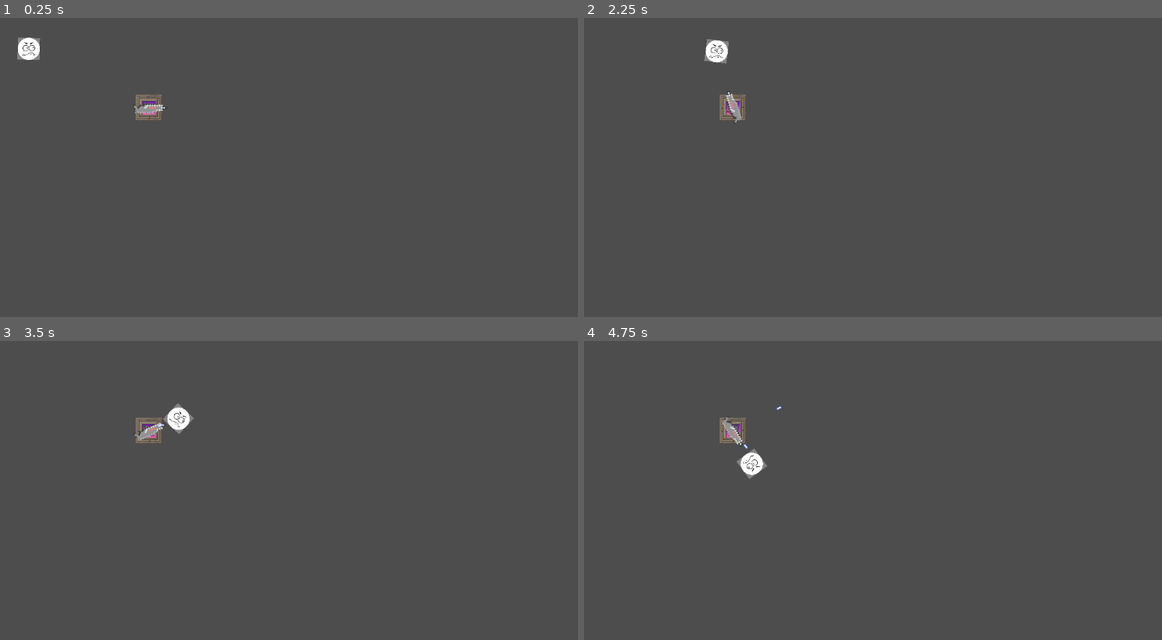
Above: before the commit, frames 1-4 (two rows, left to right).
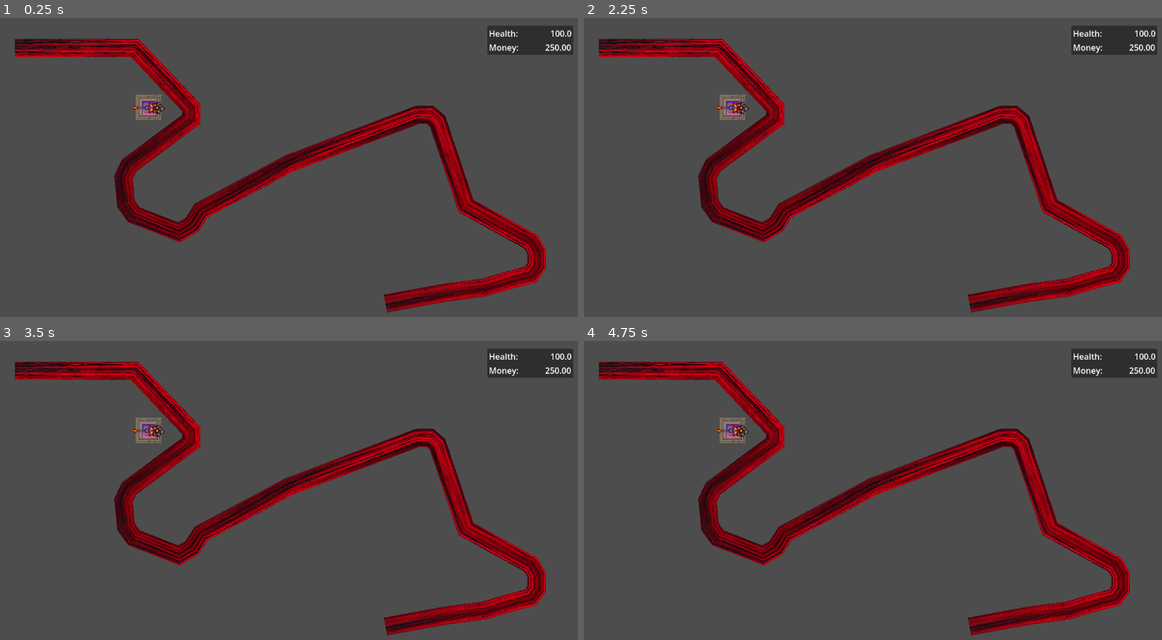
Above: after the commit, the same moments.

Repository: TheEmersonian/tower-tower-defense
Game: Godot game, scene res://scenes/maps/starting_map.tscn
Two runs of this game, one before a commit and one after it. Both use one fixed random seed, a clock stepped at 60 frames per second and the inputs below.
Inputs:
- Up to frame 1 (0.25 s): no input
- Up to frame 2 (2.25 s): no input
- Up to frame 3 (3.5 s): no input
- Up to frame 4 (4.75 s): no input

The runs differ from the first frame. In frame 1, 12% of the frame differs, in the area x 2-100%, y 2-99%; in frame 2, 13%; in frame 3, 12%; in frame 4, 13%.

Commit message:
Added visuals to path, ui for health and money, enemies drop money (takes a total of 15 secs)

Diff:
--- a/scenes/maps/starting_map.tscn
+++ b/scenes/maps/starting_map.tscn
@@ -1,7 +1,8 @@
-[gd_scene load_steps=4 format=3 uid="uid://mn0vivxj7rwj"]
+[gd_scene load_steps=5 format=3 uid="uid://mn0vivxj7rwj"]
 
 [ext_resource type="Script" uid="uid://dmqt3ibo18kjw" path="res://scripts/maps/starting_map.gd" id="1_dcwyw"]
 [ext_resource type="Script" uid="uid://knfajig65232" path="res://scripts/classes/basic_tower.gd" id="2_cpugr"]
+[ext_resource type="Texture2D" uid="uid://di7bvy0fmx4jc" path="res://assets/images/Ether1.png" id="2_v03lt"]
 
 [sub_resource type="Curve2D" id="Curve2D_vrutl"]
 _data = {
@@ -11,6 +12,12 @@
 
 [node name="StartingMap" type="Node2D"]
 script = ExtResource("1_dcwyw")
+
+[node name="PathVisual2D" type="Line2D" parent="."]
+points = PackedVector2Array(63, 58, 294, 58, 403, 173, 403, 195, 283, 284, 272, 307, 277, 358, 292, 379, 379, 413, 404, 398, 421, 371, 591, 280, 836, 187, 862, 187, 876, 199, 931, 362, 1056, 431, 1067, 451, 1067, 477, 1055, 494, 1020, 503, 966, 519, 891, 529, 803, 545, 776, 550)
+width = 35.0
+texture = ExtResource("2_v03lt")
+texture_mode = 2
 
 [node name="Path2D" type="Path2D" parent="."]
 curve = SubResource("Curve2D_vrutl")
@@ -23,3 +30,70 @@
 metadata/_custom_type_script = "uid://knfajig65232"
 
 [node name="projectiles" type="Node2D" parent="."]
+
+[node name="Existence" type="Node" parent="."]
+
+[node name="UI" type="Control" parent="Existence"]
+layout_mode = 3
+anchors_preset = 15
+anchor_right = 1.0
+anchor_bottom = 1.0
+grow_horizontal = 2
+grow_vertical = 2
+
+[node name="MarginContainer" type="MarginContainer" parent="Existence/UI"]
+layout_mode = 1
+anchors_preset = 15
+anchor_right = 1.0
+anchor_bottom = 1.0
+grow_horizontal = 2
+grow_vertical = 2
+theme_override_constants/margin_left = 15
+theme_override_constants/margin_top = 15
+theme_override_constants/margin_right = 15
+theme_override_constants/margin_bottom = 15
+
+[node name="VBoxContainer" type="VBoxContainer" parent="Existence/UI/MarginContainer"]
+layout_mode = 2
+
+[node name="HBoxContainer" type="HBoxContainer" parent="Existence/UI/MarginContainer/VBoxContainer"]
+layout_mode = 2
+alignment = 2
+
+[node name="PanelContainer" type="PanelContainer" parent="Existence/UI/MarginContainer/VBoxContainer/HBoxContainer"]
+custom_minimum_size = Vector2(165, 50)
+layout_mode = 2
+
+[node name="MarginContainer" type="MarginContainer" parent="Existence/UI/MarginContainer/VBoxContainer/HBoxContainer/PanelContainer"]
+layout_mode = 2
+theme_override_constants/margin_left = 3
+theme_override_constants/margin_top = 3
+theme_override_constants/margin_right = 3
+theme_override_constants/margin_bottom = 3
+
+[node name="VBoxContainer" type="VBoxContainer" parent="Existence/UI/MarginContainer/VBoxContainer/HBoxContainer/PanelContainer/MarginContainer"]
+layout_mode = 2
+
+[node name="HealthDisplayContainer" type="HBoxContainer" parent="Existence/UI/MarginContainer/VBoxContainer/HBoxContainer/PanelContainer/MarginContainer/VBoxContainer"]
+layout_mode = 2
+
+[node name="Health_" type="Label" parent="Existence/UI/MarginContainer/VBoxContainer/HBoxContainer/PanelContainer/MarginContainer/VBoxContainer/HealthDisplayContainer"]
+layout_mode = 2
+text = "Health:"
+
+[node name="HealthValue" type="Label" parent="Existence/UI/MarginContainer/VBoxContainer/HBoxContainer/PanelContainer/MarginContainer/VBoxContainer/HealthDisplayContainer"]
+layout_mode = 2
+size_flags_horizontal = 3
+horizontal_alignment = 2
+
+[node name="MoneyDisplayContainer" type="HBoxContainer" parent="Existence/UI/MarginContainer/VBoxContainer/HBoxContainer/PanelContainer/MarginContainer/VBoxContainer"]
+layout_mode = 2
+
+[node name="Money_" type="Label" parent="Existence/UI/MarginContainer/VBoxContainer/HBoxContainer/PanelContainer/MarginContainer/VBoxContainer/MoneyDisplayContainer"]
+layout_mode = 2
+text = "Money:"
+
+[node name="MoneyValue" type="Label" parent="Existence/UI/MarginContainer/VBoxContainer/HBoxContainer/PanelContainer/MarginContainer/VBoxContainer/MoneyDisplayContainer"]
+layout_mode = 2
+size_flags_horizontal = 3
+horizontal_alignment = 2
--- a/scenes/projectiles/bullet.tscn
+++ b/scenes/projectiles/bullet.tscn
@@ -8,6 +8,7 @@
 height = 11.5
 
 [node name="Bullet" type="Area2D"]
+scale = Vector2(2, 2)
 collision_layer = 2
 script = ExtResource("1_48g2p")
 
--- a/scripts/classes/basic_enemy.gd
+++ b/scripts/classes/basic_enemy.gd
@@ -4,7 +4,8 @@
 func set_stats():
 	max_health = 100.0
 	health = max_health
-	speed = 100.0
+	speed = 25.0
+	net_worth = 2.5
 
 func reach_end_of_track():
 	pathfollow.queue_free()
--- a/scripts/classes/basic_tower.gd
+++ b/scripts/classes/basic_tower.gd
@@ -2,7 +2,7 @@
 extends Tower
 
 var basic_tower_base := preload("res://assets/images/Homing Blast.png")
-var basic_tower_turret := preload("res://assets/images/gun.png")
+var basic_tower_turret := preload("res://assets/images/Summoner item 5.png")
 
 var bullet_scene := preload("res://scenes/projectiles/bullet.tscn")
 var projectiles_container: Node2D
@@ -14,10 +14,11 @@
 	base_scale = Vector2(0.3,0.3)
 	base_rotation_degrees = 0
 	turret_sprite = basic_tower_turret
-	turret_scale = Vector2(0.1,0.1)
-	turret_rotation_degrees = -225
+	turret_scale = Vector2(1,1)
+	turret_rotation_degrees = 45
 	attack_range = 100.0
-	var attack_cooldown := TowerCooldown.new("attack_cooldown", 1, TowerCooldown.CooldownType.Attack, attack)
+	projectile_speed = 175.0
+	var attack_cooldown := TowerCooldown.new("attack_cooldown", 0.25, TowerCooldown.CooldownType.Attack, attack)
 	tower_cooldowns.append(attack_cooldown)
 
 # Called when the node enters the scene tree for the first time.
@@ -36,8 +37,8 @@
 func attack():
 	var bullet: Projectile = bullet_scene.instantiate()
 	bullet.global_position = global_position
-	bullet.rotation_degrees = tower_turret.rotation_degrees - 100
-	bullet.setup(DAMAGE, 1)
+	bullet.rotation_degrees = tower_turret.rotation_degrees - turret_rotation_degrees
+	bullet.setup(DAMAGE, 3, projectile_speed)
 	projectiles_container.add_child(bullet)
 
 
--- a/scripts/classes/enemy.gd
+++ b/scripts/classes/enemy.gd
@@ -5,6 +5,7 @@
 var max_health: float
 var health: float
 var speed: float
+var net_worth: float
 
 var pathfollow: PathFollow2D
 
@@ -13,6 +14,8 @@
 
 @abstract
 func reach_end_of_track()
+
+signal death(net_worth)
 
 func _process(delta: float) -> void:
 	if is_instance_valid(pathfollow):
@@ -28,4 +31,5 @@
 	health -= damage
 	print("Enemy HP: ", health_before, "/", max_health, "->",health,"/",max_health)
 	if health <= 0:
+		emit_signal("death", net_worth)
 		queue_free()
--- a/scripts/classes/tower.gd
+++ b/scripts/classes/tower.gd
@@ -28,6 +28,7 @@
 @export var turret_scale: Vector2
 @export_category("Stats")
 @export var attack_range : float
+@export var projectile_speed : float
 
 var enemies: Array
 
--- a/scripts/maps/starting_map.gd
+++ b/scripts/maps/starting_map.gd
@@ -1,4 +1,22 @@
 extends Node2D
+
+const STARTING_HEALTH := 100
+const STARTING_MONEY := 250.0
+
+#ui
+@export var PlayerHealth: float = 100:
+	set(_newPlayerHealth):
+		PlayerHealth = _newPlayerHealth
+		health_value.text = str(_newPlayerHealth)
+@onready var health_value: Label = $Existence/UI/MarginContainer/VBoxContainer/HBoxContainer/PanelContainer/MarginContainer/VBoxContainer/HealthDisplayContainer/HealthValue
+@export var PlayerMoney: float = 250:
+	set(_newPlayerMoney):
+		PlayerMoney = _newPlayerMoney
+		money_value.text = "%0.2f" % PlayerMoney
+@onready var money_value: Label = $Existence/UI/MarginContainer/VBoxContainer/HBoxContainer/PanelContainer/MarginContainer/VBoxContainer/MoneyDisplayContainer/MoneyValue
+
+
+#
 
 @onready var enemy_path: Path2D = $Path2D
 
@@ -6,13 +24,17 @@
 
 # Called when the node enters the scene tree for the first time.
 func _ready() -> void:
-	add_enemy(create_enemy())
-	pass # Replace with function body.
+	PlayerHealth = STARTING_HEALTH
+	PlayerMoney = STARTING_MONEY
 
+func _physics_process(_delta: float) -> void:
+	if randf() < 0.01:
+		add_enemy(create_enemy())
 
 
 func create_enemy():
 	var enemy := enemy_scene.instantiate()
+	enemy.connect("death", enemy_death)
 	return enemy
 
 func add_enemy(enemy):
@@ -20,3 +42,7 @@
 	enemy.set_path_follow(pathfollow)
 	pathfollow.add_child(enemy)
 	enemy_path.add_child(pathfollow)
+
+func enemy_death(net_worth):
+	var mTween := get_tree().create_tween()
+	mTween.tween_property(self, "PlayerMoney", PlayerMoney+net_worth, 15)
--- a/scripts/projectiles/bullet.gd
+++ b/scripts/projectiles/bullet.gd
@@ -3,19 +3,21 @@
 
 var damage: float
 var pierce: int
+var speed: float
 var hit_enemies: Array[Enemy]
 
 # Called when the node enters the scene tree for the first time.
 func _ready() -> void:
 	pass # Replace with function body.
 
-func setup(_damage: float, _pierce: int):
+func setup(_damage: float, _pierce: int, _speed: float):
 	damage = _damage
 	pierce = _pierce
+	speed = _speed
 
 # Called every frame. 'delta' is the elapsed time since the previous frame.
 func _process(delta: float) -> void:
-	position += Vector2.from_angle(rotation)
+	position += Vector2.from_angle(rotation) * delta * speed
 
 
 
Binary file added: assets/images/Ether1.png
Not shown, added: assets/images/Ether1.png.import
